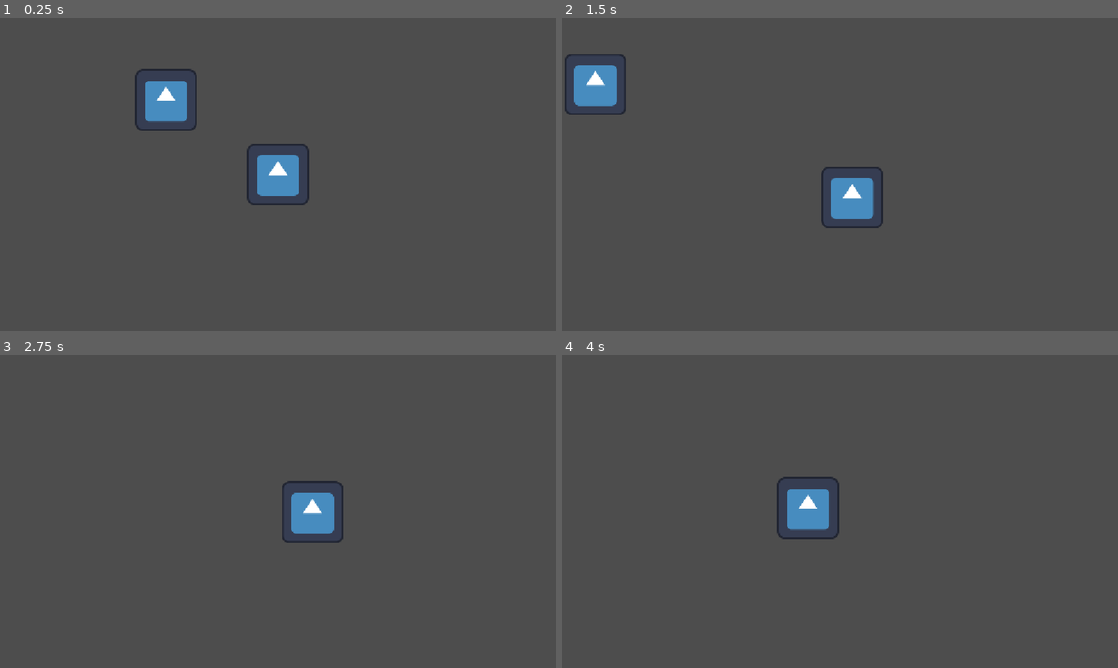
Above: before the commit, frames 1-4 (two rows, left to right).
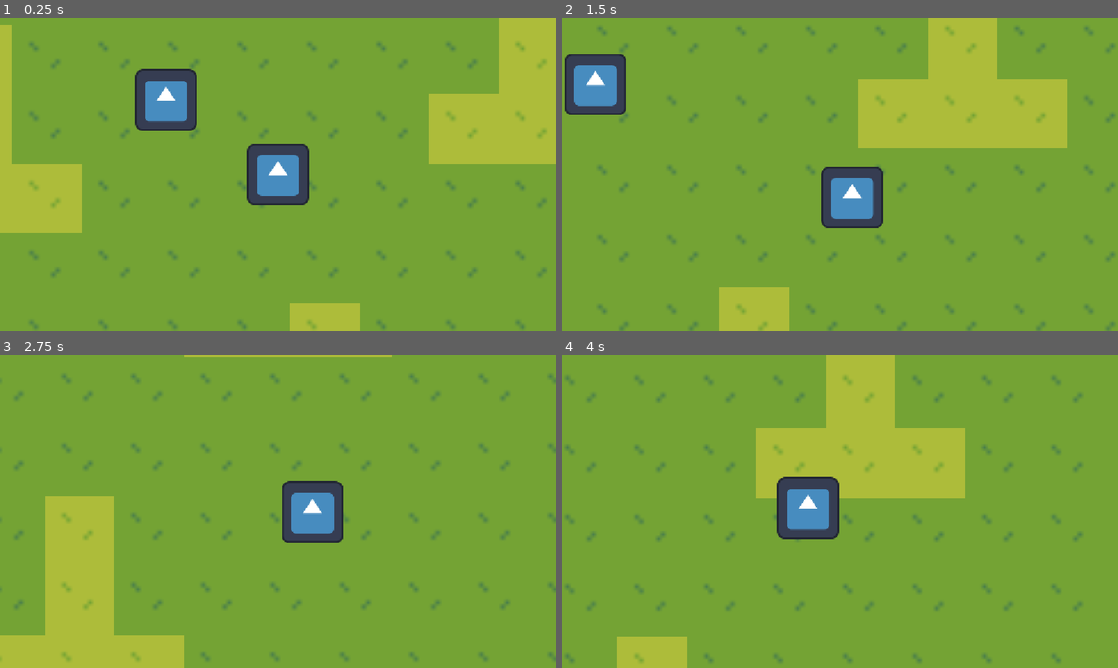
Above: after the commit, the same moments.

Repository: whyfren/HavenJakartaPrepare
Game: Godot game, scene res://main.tscn
The game is run twice, just before and just after one commit, with the same random seed, the same clock (stepped at 60 frames per second) and the same inputs. The engine's default icon, where the game draws it, is replaced by a stand-in: a white triangle on a blue panel in a dark square.
Inputs:
- Up to frame 1 (0.25 s): no input
- Up to frame 2 (1.5 s): tap Enter at 0.5 s; hold D (right) 0.53-1.28 s; hold S (down) from 1.28 s (still down)
- Up to frame 3 (2.75 s): release S (down) at 2.03 s; hold D (right) from 2.03 s (still down)
- Up to frame 4 (4 s): release D (right) at 2.78 s; hold W (up) 2.78-3.53 s; hold A (left) from 3.53 s (still down)

The runs differ from the first frame. In frame 1, 96% of the frame differs, in the area x 0-100%, y 0-100%; in frame 2, 96%; in frame 3, 98%; in frame 4, 98%.

Commit message:
adding tileset pt two

Diff:
--- a/main.tscn
+++ b/main.tscn
@@ -1,9 +1,13 @@
 [gd_scene format=3 uid="uid://ciq2ujkbx2uo7"]
 
+[ext_resource type="PackedScene" uid="uid://blbykpdqyg2bc" path="res://test_map.tscn" id="1_h2yge"]
 [ext_resource type="PackedScene" uid="uid://cencejwqrmax3" path="res://player.tscn" id="1_ig7tw"]
 [ext_resource type="Texture2D" uid="uid://dkdhf5lg7nqk5" path="res://icon.svg" id="2_0xm2m"]
 
 [node name="Main" type="Node2D" unique_id=698439086]
+
+[node name="TestMap" parent="." unique_id=142838275 instance=ExtResource("1_h2yge")]
+scale = Vector2(9, 9)
 
 [node name="Player" parent="." unique_id=894384731 instance=ExtResource("1_ig7tw")]
 position = Vector2(119, 22)
